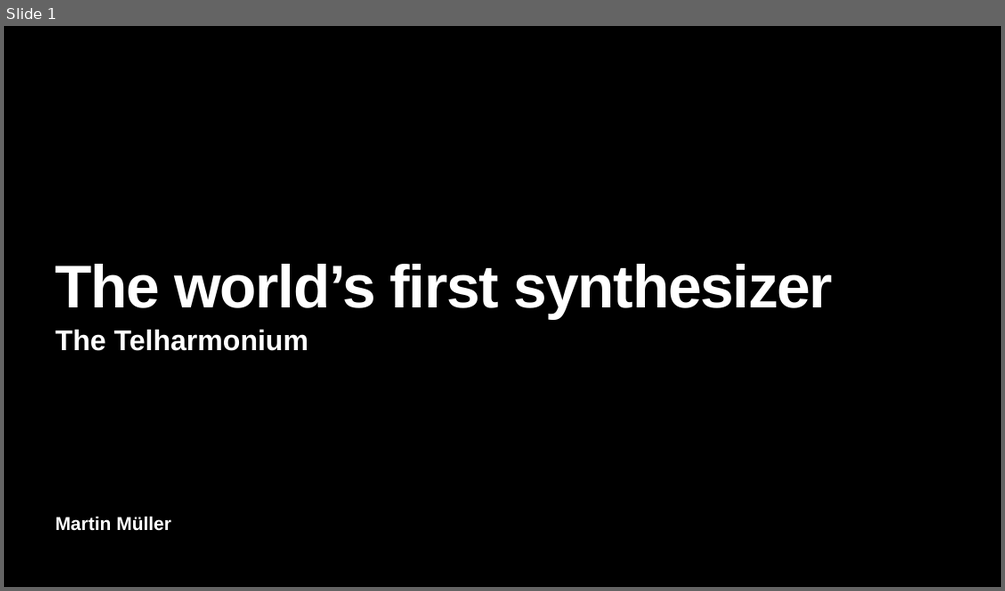
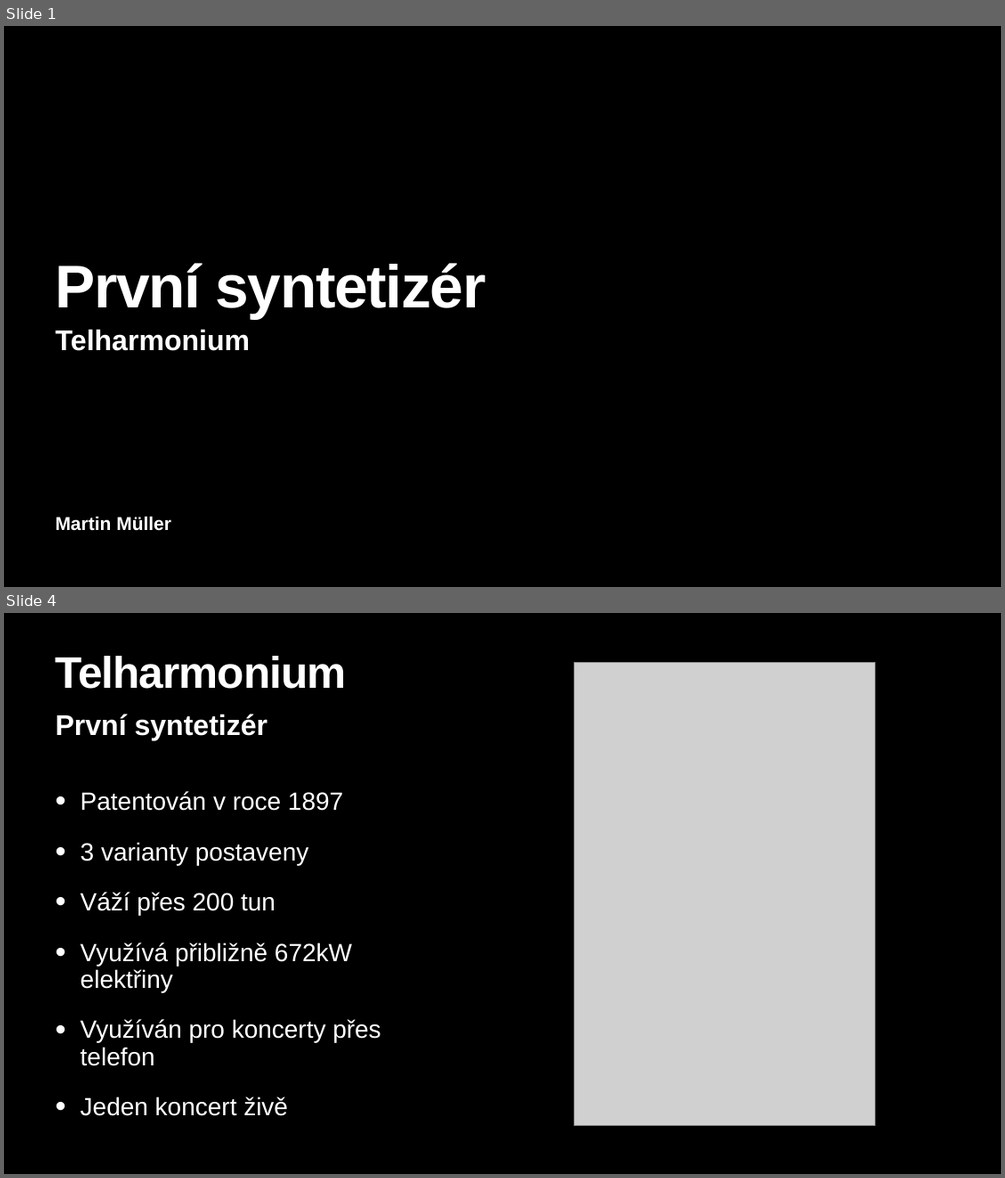
Before and after one commit to MikeOxlongfrfr/goethe, a slide deck: Telharmonium.pptx. Shown one above the other, each under a label of ours: slide 1 before the commit, slides 1 and 4 after it; the slides between them are not shown. The pictures are 1005x591 and 1005x1178 pixels, drawn with LibreOffice and Linux fonts; fonts in the diff are those of the drawing; grey boxes stand for pictures. Boxes give left, top, right and bottom in pixels: in the first picture for what was removed or moved away, otherwise in the second. Text is boxed around its words. In the diff, an @@ line names an element or a change of style, - is before the commit and + after.

```diff
--- a/Telharmonium.pptx
+++ b/Telharmonium.pptx
@@ slide 4 added at <box>4,613,1001,1174</box>, background #000000 @@
@@ title added at <box>56,656,347,689</box>, 85 pt, text #FFFFFF, bold @@
+Telharmonium
@@ picture added at <box>574,662,874,1125</box> @@
@@ text added at <box>56,714,268,740</box>, 55 pt, text #FFFFFF, bold @@
+První syntetizér
@@ text added at <box>81,791,380,1116</box>, 48 pt, text #FFFFFF @@
+• Patentován v roce 1897
+• 3 varianty postaveny
+• Váží přes 200 tun
+• Využívá přibližně 672kW elektřiny
+• Využíván pro koncerty přes telefon
+• Jeden koncert živě
@@ slide 1 changed as well @@
@@ title at <box>56,263,486,319</box>: text changed @@
-The world’s first synthesizer
+První syntetizér
@@ subtitle at <box>56,329,250,351</box>: text changed @@
-The Telharmonium
+Telharmonium
```
Also in this commit, not shown: 1 other slide changed, 4 other slides added, 5 slides removed, 1 other file.
